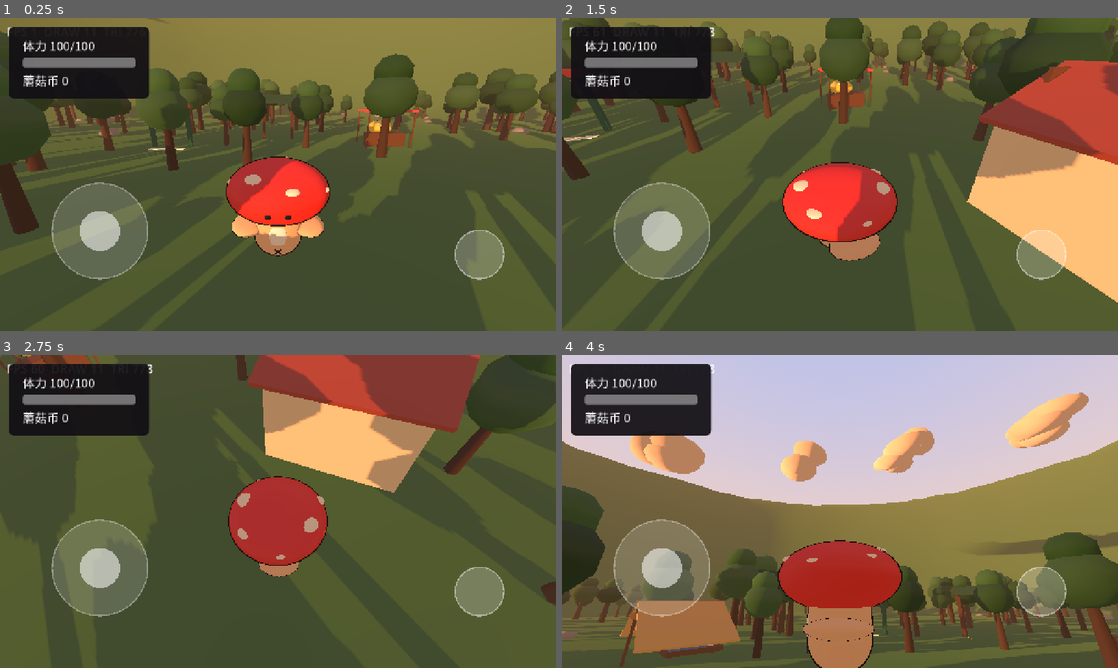
Above: before the commit, frames 1-4 (two rows, left to right).
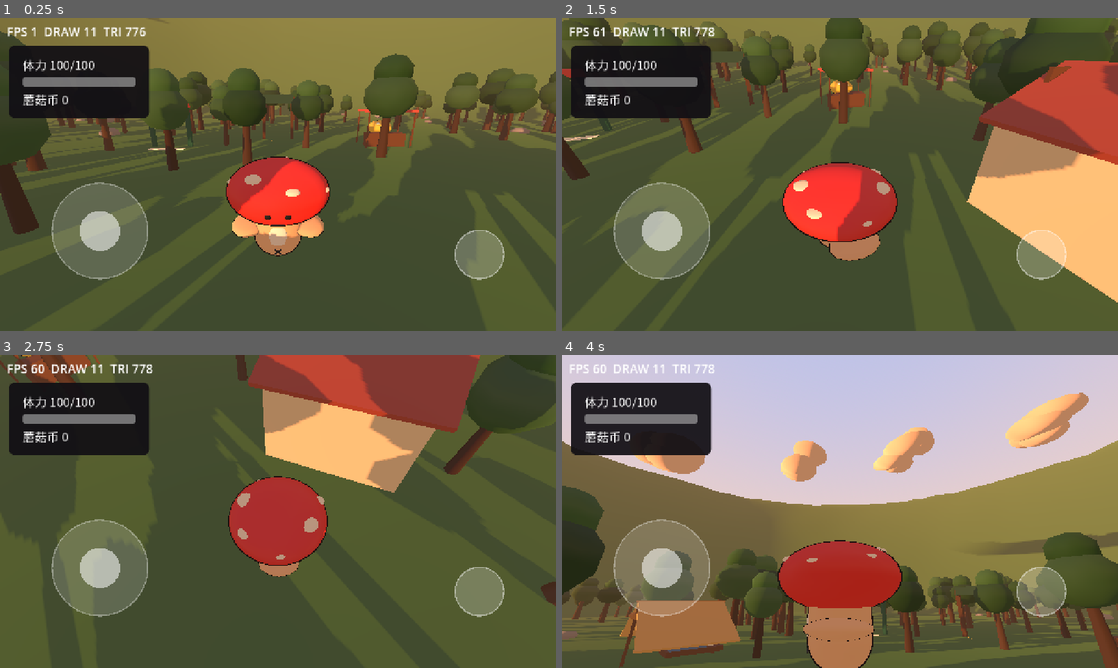
Above: after the commit, the same moments.

Repository: tuzkimo/fungi-party
Game: Godot game, scene res://game/main.tscn
Two runs of this game, one before a commit and one after it. Both use one fixed random seed, a clock stepped at 60 frames per second and the inputs below.
Inputs (mouse positions are in pixels of both pictures, inside the frame that each line leads up to):
- Up to frame 1 (0.25 s): no input
- Up to frame 2 (1.5 s): move the mouse to (962, 158) at 0.52 s; hold D (move_right) 0.53-1.25 s; hold Ctrl (orbit) 0.53-1.25 s; click (962, 158) at 0.67 s; tap Space (jump) at 0.77 s; drag from (728, 190) to (812, 237) at 1.27 s
- Up to frame 3 (2.75 s): tap Enter at 2 s; move the mouse to (333, 442) at 2.02 s; hold D (move_right) from 2.03 s (still down); hold Ctrl (orbit) from 2.03 s (still down)
- Up to frame 4 (4 s): release D (move_right) at 2.75 s; release Ctrl (orbit) at 2.75 s; drag from (812, 574) to (673, 464) at 2.77 s; tap Space (jump) at 3.5, 3.77 s; move the mouse to (1006, 558) at 3.52 s; hold A (move_left) from 3.53 s (still down); hold Ctrl (orbit) from 3.53 s (still down)

The runs differ from the first frame. In frame 1, 4.6% of the frame differs, in the area x 1-27%, y 2-32%; in frame 2, 4.6%; in frame 3, 4.6%; in frame 4, 4.6%.

Commit message:
v3：HUD 让出 debug 帧率行，记抬头看天的真机数字

Diff:
--- a/game/ui/day_hud.gd
+++ b/game/ui/day_hud.gd
@@ -18,7 +18,8 @@
 func _ready() -> void:
 	var panel := PanelContainer.new()
 	panel.name = "Root"
-	panel.position = Vector2(20.0, 20.0)
+	# 往下让出 debug HUD 的 FPS/DRAW/TRI 那一行：真机上要用它记帧率
+	panel.position = Vector2(20.0, 64.0)
 	panel.custom_minimum_size = Vector2(320.0, 0.0)
 	panel.mouse_filter = Control.MOUSE_FILTER_IGNORE
 	panel.theme = UIStyle.theme()
Not shown, changed: docs/perf-log.md
